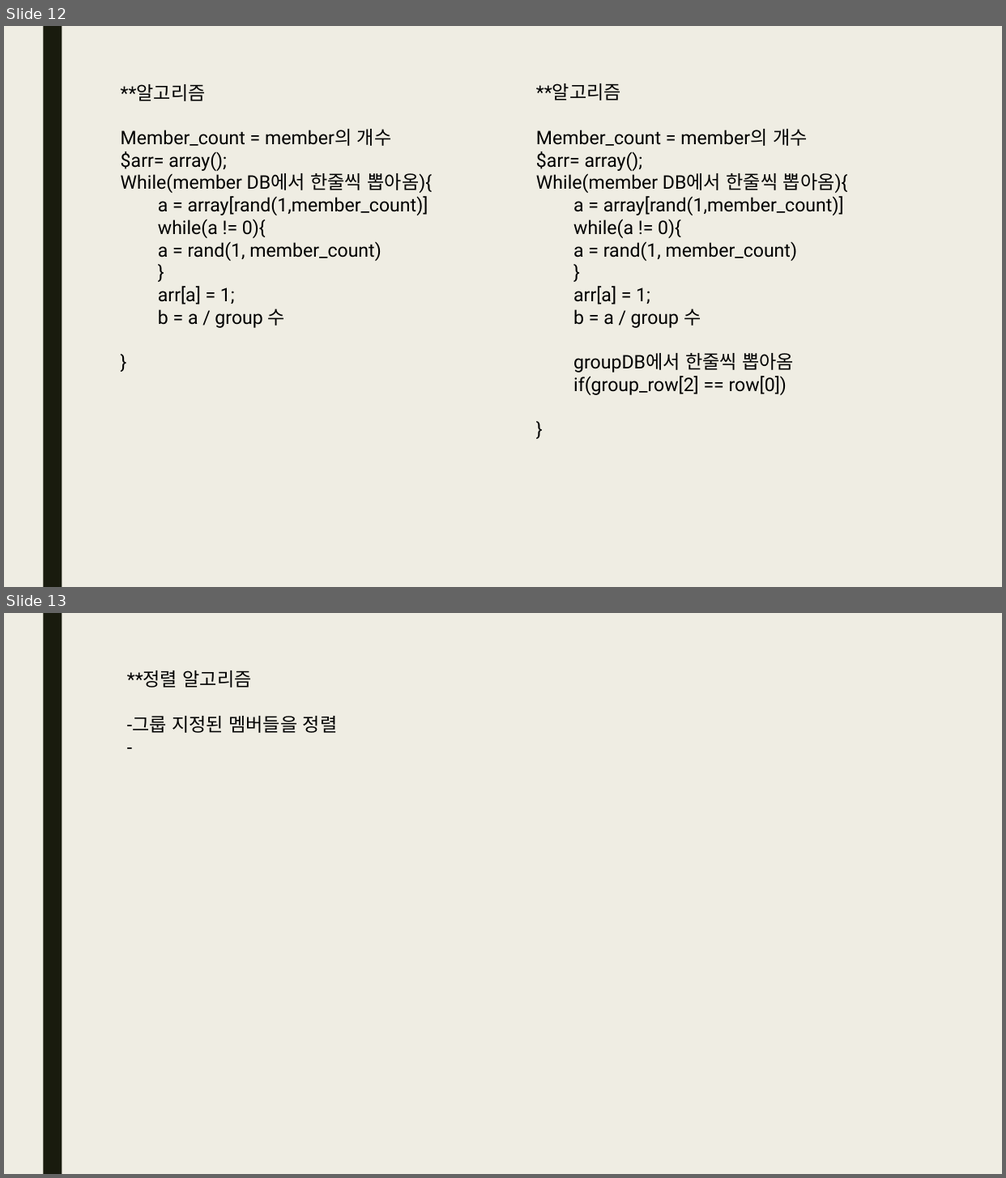
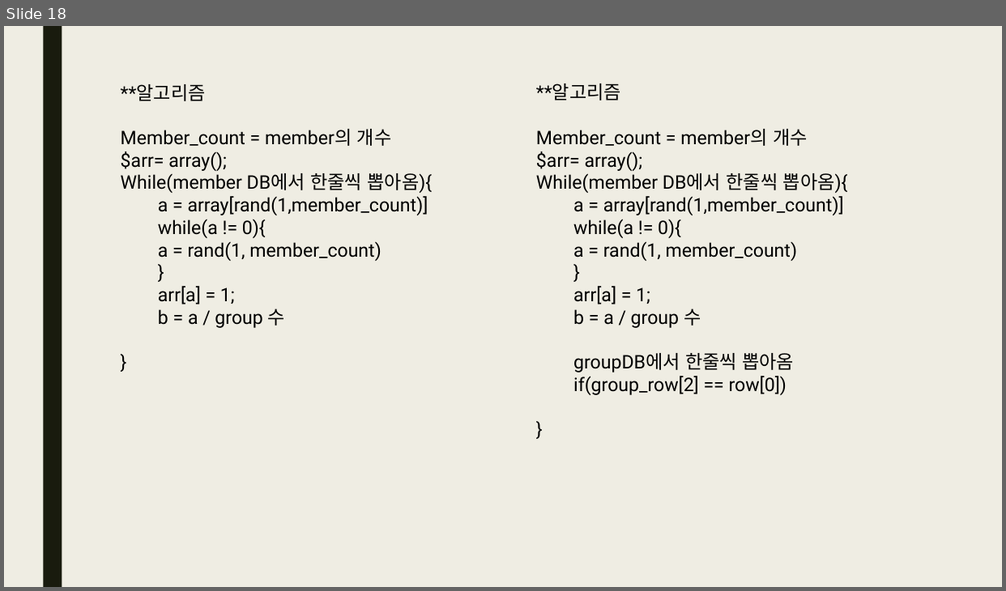
Before and after one commit to qhftkf1/02.S01_GroupMaker, a slide deck: S01_그룹 지정하기.pptx. Shown one above the other, each under a label of ours: slides 12 and 13 before the commit, slide 18 after it. The pictures are 1006x1178 and 1006x591 pixels, drawn with LibreOffice and Linux fonts; fonts in the diff are those of the drawing. Boxes give left, top, right and bottom in pixels: in the first picture for what was removed or moved away, otherwise in the second. Text is boxed around its words. In the diff, an @@ line names an element or a change of style, - is before the commit and + after.

```diff
--- a/S01_그룹 지정하기.pptx
+++ b/S01_그룹 지정하기.pptx
@@ slide 13 removed at (x1=4, y1=613, x2=1002, y2=1174), background #EFEDE3; not listed: 1 template element that a slide beside it also shows @@
@@ text removed at (x1=127, y1=671, x2=338, y2=733) @@
-**정렬 알고리즘
--그룹 지정된 멤버들을 정렬
--
@@ what was slide 12 is now slide 18 @@
```
Also in this commit, not shown: 4 slides changed, 7 slides added, 12 other files.
